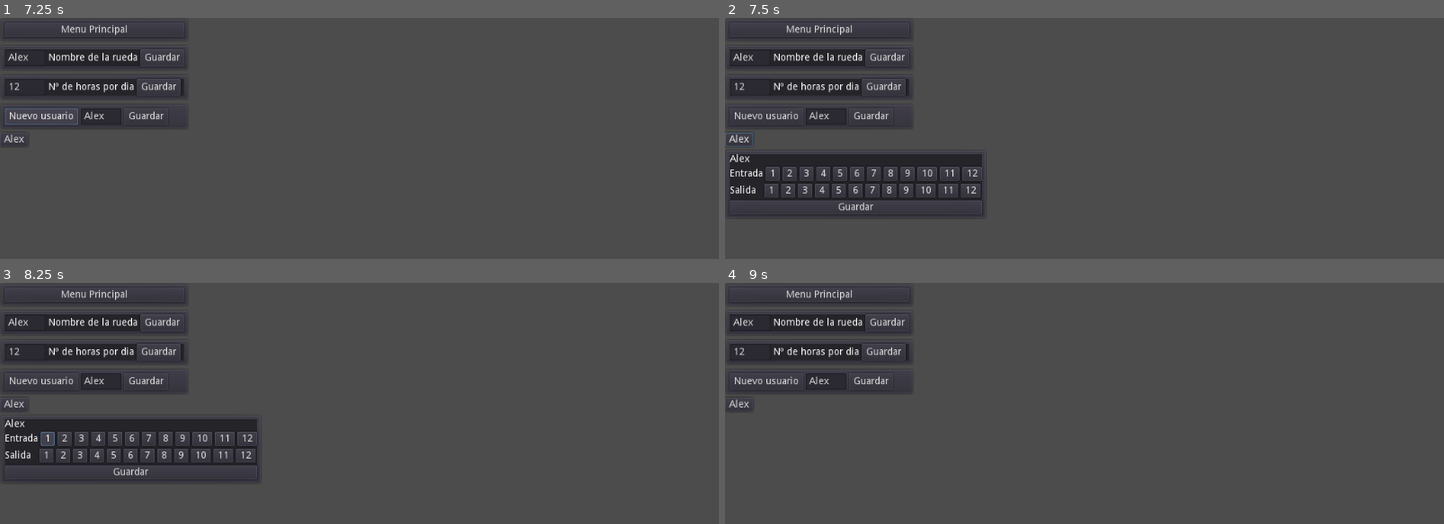
Above: before the commit, frames 1-4 (two rows, left to right).
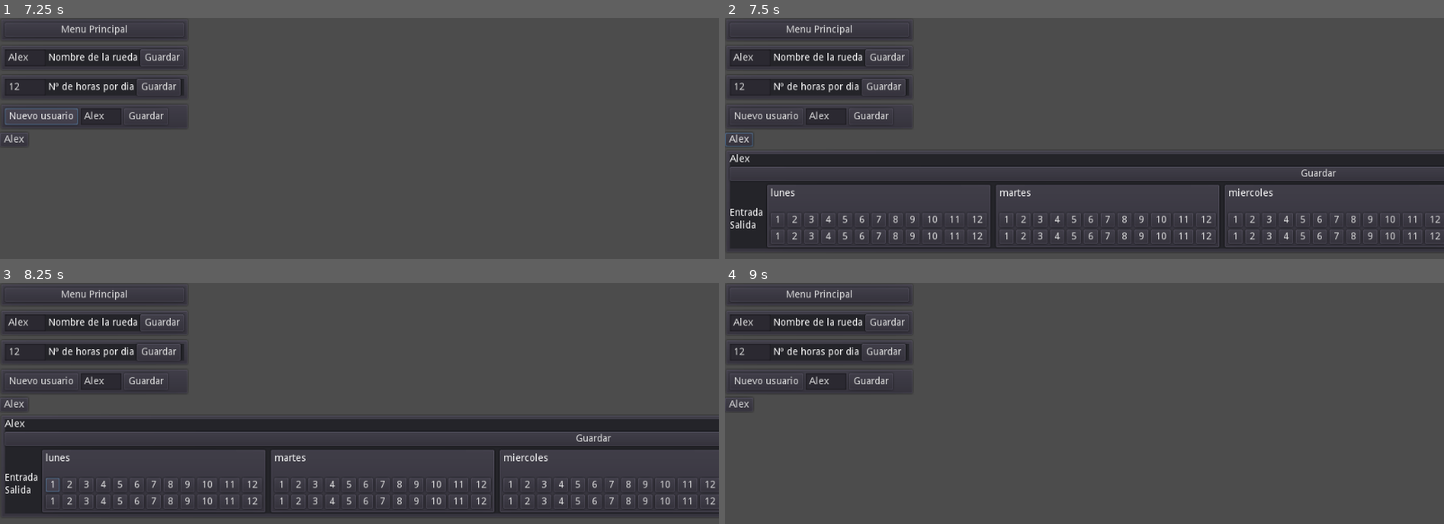
Above: after the commit, the same moments.

Repository: juanantoniogit/Rueda_v1.0
Game: Godot game, scene res://Menu principal/MenuPincipal.tscn
Same seed, same stepped clock (60 frames per second), same inputs: the game is played once before the commit and once after it.
Inputs (mouse positions are in pixels of both pictures, inside the frame that each line leads up to):
- Up to frame 1 (7.25 s): click "Nueva rueda" at 0.5 s; click (28, 58) at 1.27 s; type "Alex" at 1.35 s; click "Guardar" at 2 s; click (28, 87) at 2.77 s; type "12" at 2.85 s; click "Guardar" at 3.5 s; click "Nuevo usuario" at 4.25 s; click (100, 116) at 5.02 s; type "Alex" at 5.1 s; click "Guardar" at 5.75 s; click "Nuevo usuario" at 6.5 s
- Up to frame 2 (7.5 s): click "Alex" at 7.25 s
- Up to frame 3 (8.25 s): click "1" at 8 s
- Up to frame 4 (9 s): click "Guardar" at 8.75 s

Frame 1 is identical in both runs. In frame 2, 13% of the frame differs, in the area x 0-100%, y 56-97%; in frame 3, 14%; in frame 4, nothing differs.

Commit message:
añado dias de la semana

Diff:
--- a/Configuracion/configuracion de usuario/Config Usuario.gd
+++ b/Configuracion/configuracion de usuario/Config Usuario.gd
@@ -4,44 +4,61 @@
 onready var nombre = Global.nombreUser
 #var horaSalida = load("res://Configuracion/configuracion de usuario/Hora de salida/Hora de salida.tscn").instance()
 #var horaEntrada = load("res://Configuracion/configuracion de usuario/Hora de entrada/Hora de entrada.tscn").instance()
-var a = null
+var lunes = "lunes"
+var martes = "martes"
+var miercoles = "miercoles"
+var jueves = "jueves"
+var viernes = "viernes"
+var semana = [lunes, martes, miercoles, jueves, viernes]
 func _ready():
-	horasEntrada()
-	horasSalida()
+	horasEntrada(lunes)
+	horasSalida(lunes)
+	horasEntrada(martes)
+	horasSalida(martes)
+	horasEntrada(miercoles)
+	horasSalida(miercoles)
+	horasEntrada(jueves)
+	horasSalida(jueves)
+	horasEntrada(viernes)
+	horasSalida(viernes)
+
 	Nombre()
 	pass
 
 
 #__________________________________Establece el nº de botones segun nº horas entrada
-func horasEntrada():
+func horasEntrada(dia):
 	for i in range (horas):
 		var BotonEntrada = Button.new()
 		BotonEntrada.set_text(str(i+1))
 		BotonEntrada.set_name(str(i+1))
-		$PanelContainer/HBoxContainer/entrada.add_child(BotonEntrada)
-		BotonEntrada.connect("pressed", self, "horaEntradaSelect",[i+1])
+		var ruta = "PanelContainer/HBoxContainer/semana/" + str(dia) + "/" + str(dia) + "/entrada"
+		get_node(ruta).add_child(BotonEntrada)
+		BotonEntrada.connect("pressed", self, "horaEntradaSelect",[i+1, dia])
 	pass
-	#_________
-func horaEntradaSelect(i):
-	print ("holaEntrada" +str(i))
+	#_________guarda las horas y dias seleccionados en cada usuario
+func horaEntradaSelect(i, dia):
+	print ("horaEntrada" + str(i) + str(dia))
 	pass
 #__________________________________Establece el nº de botones segun nº horas salida
-func horasSalida():
+func horasSalida(dia):
 	for i in range (horas):
 		var BotonSalida = Button.new()
 		BotonSalida.set_text(str(i+1))
 		BotonSalida.set_name(str(i+1))
-		$PanelContainer/HBoxContainer/salida.add_child(BotonSalida)
+		var ruta = "PanelContainer/HBoxContainer/semana/" + str(dia) + "/" + str(dia) + "/salida"
+		get_node(ruta).add_child(BotonSalida)
 		var funcionName = "horaSalidaSelec" + str(i+1)
-		BotonSalida.connect("pressed", self, "horaSalidaSelect",[i+1])
+		BotonSalida.connect("pressed", self, "horaSalidaSelect",[i+1,dia])
 	pass
-func horaSalidaSelect(i):
-	print ("holaSalida" +str(i))
+	#_________guarda las horas y dias seleccionados en cada usuario
+func horaSalidaSelect(i, dia):
+	print ("horaSalida" + str(i) + str(dia))
+
 	pass
 #__________________________________Pone el nombre del usuario a editar
 func Nombre():
 	$PanelContainer/HBoxContainer/Nombre.set_text(nombre)
-
 	pass
 
 
--- a/Configuracion/configuracion de usuario/Config Usuario.tscn
+++ b/Configuracion/configuracion de usuario/Config Usuario.tscn
@@ -14,44 +14,202 @@
 [node name="Panel" type="Panel" parent="PanelContainer"]
 margin_left = 7.0
 margin_top = 7.0
-margin_right = 69.0
-margin_bottom = 81.0
+margin_right = 381.0
+margin_bottom = 116.0
+
+[node name="Panel2" type="Panel" parent="PanelContainer"]
+margin_left = 7.0
+margin_top = 7.0
+margin_right = 381.0
+margin_bottom = 116.0
 
 [node name="HBoxContainer" type="VBoxContainer" parent="PanelContainer"]
 margin_left = 7.0
 margin_top = 7.0
-margin_right = 69.0
-margin_bottom = 81.0
+margin_right = 381.0
+margin_bottom = 116.0
 
 [node name="Nombre" type="Label" parent="PanelContainer/HBoxContainer"]
-margin_right = 62.0
+margin_right = 374.0
 margin_bottom = 14.0
 text = "Juan"
 
-[node name="entrada" type="HBoxContainer" parent="PanelContainer/HBoxContainer"]
+[node name="Guardar" type="Button" parent="PanelContainer/HBoxContainer"]
 margin_top = 18.0
-margin_right = 62.0
-margin_bottom = 32.0
-
-[node name="Entrada" type="Label" parent="PanelContainer/HBoxContainer/entrada"]
-margin_right = 47.0
-margin_bottom = 14.0
+margin_right = 374.0
+margin_bottom = 38.0
+text = "Guardar"
+
+[node name="semana" type="HBoxContainer" parent="PanelContainer/HBoxContainer"]
+margin_top = 42.0
+margin_right = 374.0
+margin_bottom = 109.0
+
+[node name="etiquetas" type="VBoxContainer" parent="PanelContainer/HBoxContainer/semana"]
+editor/display_folded = true
+margin_right = 47.0
+margin_bottom = 67.0
+
+[node name="espacio" type="Label" parent="PanelContainer/HBoxContainer/semana/etiquetas"]
+margin_right = 47.0
+margin_bottom = 31.0
+text = "
+"
+
+[node name="Entrada" type="Label" parent="PanelContainer/HBoxContainer/semana/etiquetas"]
+margin_top = 35.0
+margin_right = 47.0
+margin_bottom = 49.0
 text = "Entrada"
 
-[node name="salida" type="HBoxContainer" parent="PanelContainer/HBoxContainer"]
-editor/display_folded = true
-margin_top = 36.0
-margin_right = 62.0
-margin_bottom = 50.0
-
-[node name="Salida" type="Label" parent="PanelContainer/HBoxContainer/salida"]
+[node name="Salida" type="Label" parent="PanelContainer/HBoxContainer/semana/etiquetas"]
+margin_top = 53.0
+margin_right = 47.0
+margin_bottom = 67.0
+text = "Salida  "
+
+[node name="lunes" type="PanelContainer" parent="PanelContainer/HBoxContainer/semana"]
+editor/display_folded = true
+margin_left = 51.0
+margin_right = 100.0
+margin_bottom = 67.0
+
+[node name="lunes" type="VBoxContainer" parent="PanelContainer/HBoxContainer/semana/lunes"]
+editor/display_folded = true
+margin_left = 7.0
+margin_top = 7.0
+margin_right = 42.0
+margin_bottom = 60.0
+
+[node name="lunes" type="Label" parent="PanelContainer/HBoxContainer/semana/lunes/lunes"]
+margin_right = 35.0
+margin_bottom = 31.0
+text = "lunes
+"
+
+[node name="entrada" type="HBoxContainer" parent="PanelContainer/HBoxContainer/semana/lunes/lunes"]
+margin_top = 35.0
+margin_right = 35.0
+margin_bottom = 35.0
+
+[node name="salida" type="HBoxContainer" parent="PanelContainer/HBoxContainer/semana/lunes/lunes"]
+margin_top = 39.0
+margin_right = 35.0
+margin_bottom = 39.0
+
+[node name="martes" type="PanelContainer" parent="PanelContainer/HBoxContainer/semana"]
+editor/display_folded = true
+margin_left = 104.0
+margin_right = 163.0
+margin_bottom = 67.0
+
+[node name="martes" type="VBoxContainer" parent="PanelContainer/HBoxContainer/semana/martes"]
+editor/display_folded = true
+margin_left = 7.0
+margin_top = 7.0
+margin_right = 52.0
+margin_bottom = 60.0
+
+[node name="martes" type="Label" parent="PanelContainer/HBoxContainer/semana/martes/martes"]
 margin_right = 45.0
-margin_bottom = 14.0
-text = "Salida  "
-
-[node name="Guardar" type="Button" parent="PanelContainer/HBoxContainer"]
-margin_top = 54.0
-margin_right = 62.0
-margin_bottom = 74.0
-text = "Guardar"
+margin_bottom = 31.0
+text = "martes
+"
+
+[node name="entrada" type="HBoxContainer" parent="PanelContainer/HBoxContainer/semana/martes/martes"]
+margin_top = 35.0
+margin_right = 45.0
+margin_bottom = 35.0
+
+[node name="salida" type="HBoxContainer" parent="PanelContainer/HBoxContainer/semana/martes/martes"]
+margin_top = 39.0
+margin_right = 45.0
+margin_bottom = 39.0
+
+[node name="miercoles" type="PanelContainer" parent="PanelContainer/HBoxContainer/semana"]
+editor/display_folded = true
+margin_left = 167.0
+margin_right = 245.0
+margin_bottom = 67.0
+
+[node name="miercoles" type="VBoxContainer" parent="PanelContainer/HBoxContainer/semana/miercoles"]
+editor/display_folded = true
+margin_left = 7.0
+margin_top = 7.0
+margin_right = 71.0
+margin_bottom = 60.0
+
+[node name="miercoles" type="Label" parent="PanelContainer/HBoxContainer/semana/miercoles/miercoles"]
+margin_right = 64.0
+margin_bottom = 31.0
+text = "miercoles
+"
+
+[node name="entrada" type="HBoxContainer" parent="PanelContainer/HBoxContainer/semana/miercoles/miercoles"]
+margin_top = 35.0
+margin_right = 64.0
+margin_bottom = 35.0
+
+[node name="salida" type="HBoxContainer" parent="PanelContainer/HBoxContainer/semana/miercoles/miercoles"]
+margin_top = 39.0
+margin_right = 64.0
+margin_bottom = 39.0
+
+[node name="jueves" type="PanelContainer" parent="PanelContainer/HBoxContainer/semana"]
+editor/display_folded = true
+margin_left = 249.0
+margin_right = 305.0
+margin_bottom = 67.0
+
+[node name="jueves" type="VBoxContainer" parent="PanelContainer/HBoxContainer/semana/jueves"]
+editor/display_folded = true
+margin_left = 7.0
+margin_top = 7.0
+margin_right = 49.0
+margin_bottom = 60.0
+
+[node name="jueves" type="Label" parent="PanelContainer/HBoxContainer/semana/jueves/jueves"]
+margin_right = 42.0
+margin_bottom = 31.0
+text = "jueves
+"
+
+[node name="entrada" type="HBoxContainer" parent="PanelContainer/HBoxContainer/semana/jueves/jueves"]
+margin_top = 35.0
+margin_right = 42.0
+margin_bottom = 35.0
+
+[node name="salida" type="HBoxContainer" parent="PanelContainer/HBoxContainer/semana/jueves/jueves"]
+margin_top = 39.0
+margin_right = 42.0
+margin_bottom = 39.0
+
+[node name="viernes" type="PanelContainer" parent="PanelContainer/HBoxContainer/semana"]
+editor/display_folded = true
+margin_left = 309.0
+margin_right = 370.0
+margin_bottom = 67.0
+
+[node name="viernes" type="VBoxContainer" parent="PanelContainer/HBoxContainer/semana/viernes"]
+editor/display_folded = true
+margin_left = 7.0
+margin_top = 7.0
+margin_right = 54.0
+margin_bottom = 60.0
+
+[node name="viernes" type="Label" parent="PanelContainer/HBoxContainer/semana/viernes/viernes"]
+margin_right = 47.0
+margin_bottom = 31.0
+text = "viernes
+"
+
+[node name="entrada" type="HBoxContainer" parent="PanelContainer/HBoxContainer/semana/viernes/viernes"]
+margin_top = 35.0
+margin_right = 47.0
+margin_bottom = 35.0
+
+[node name="salida" type="HBoxContainer" parent="PanelContainer/HBoxContainer/semana/viernes/viernes"]
+margin_top = 39.0
+margin_right = 47.0
+margin_bottom = 39.0
 [connection signal="pressed" from="PanelContainer/HBoxContainer/Guardar" to="." method="_on_Guardar_pressed"]
